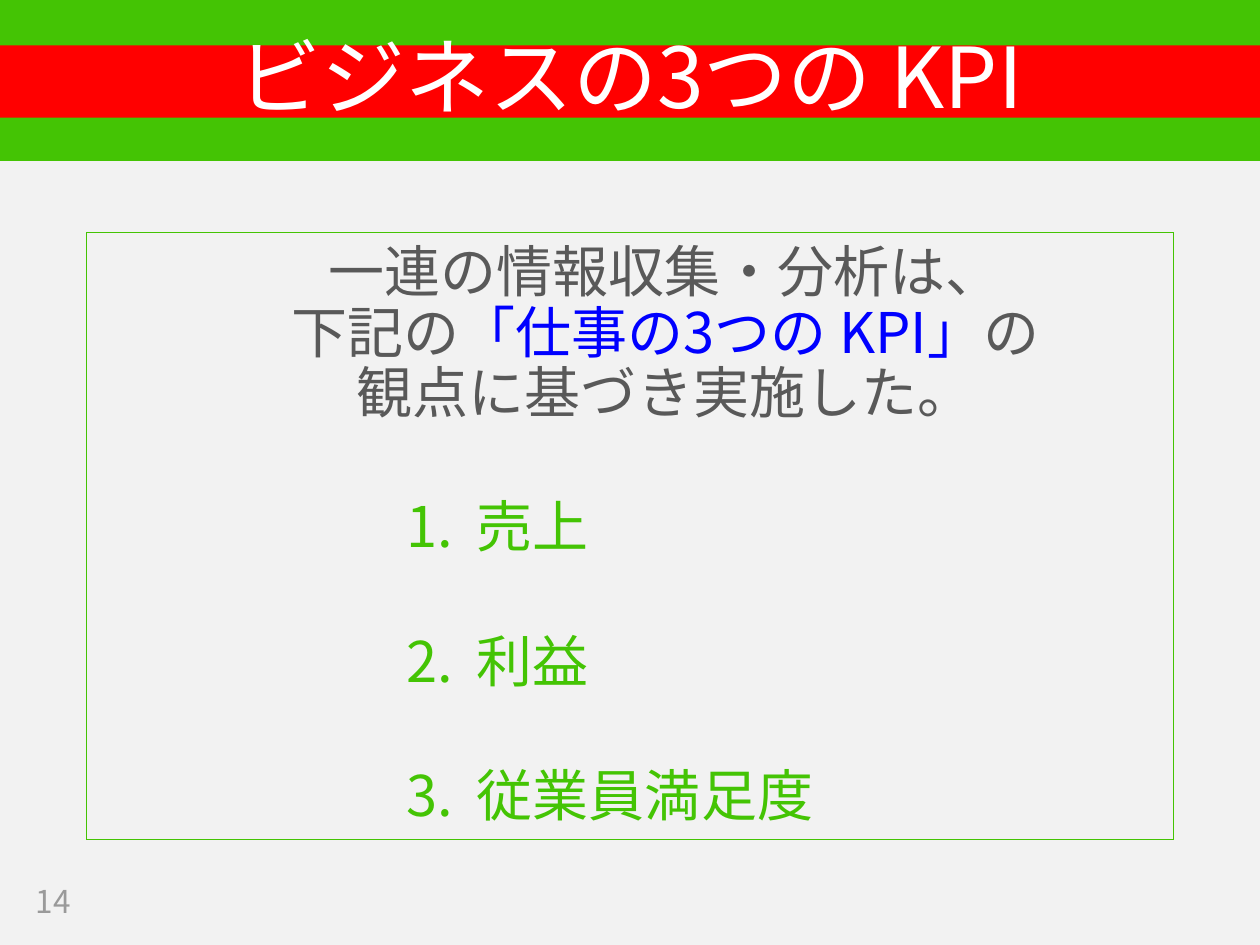
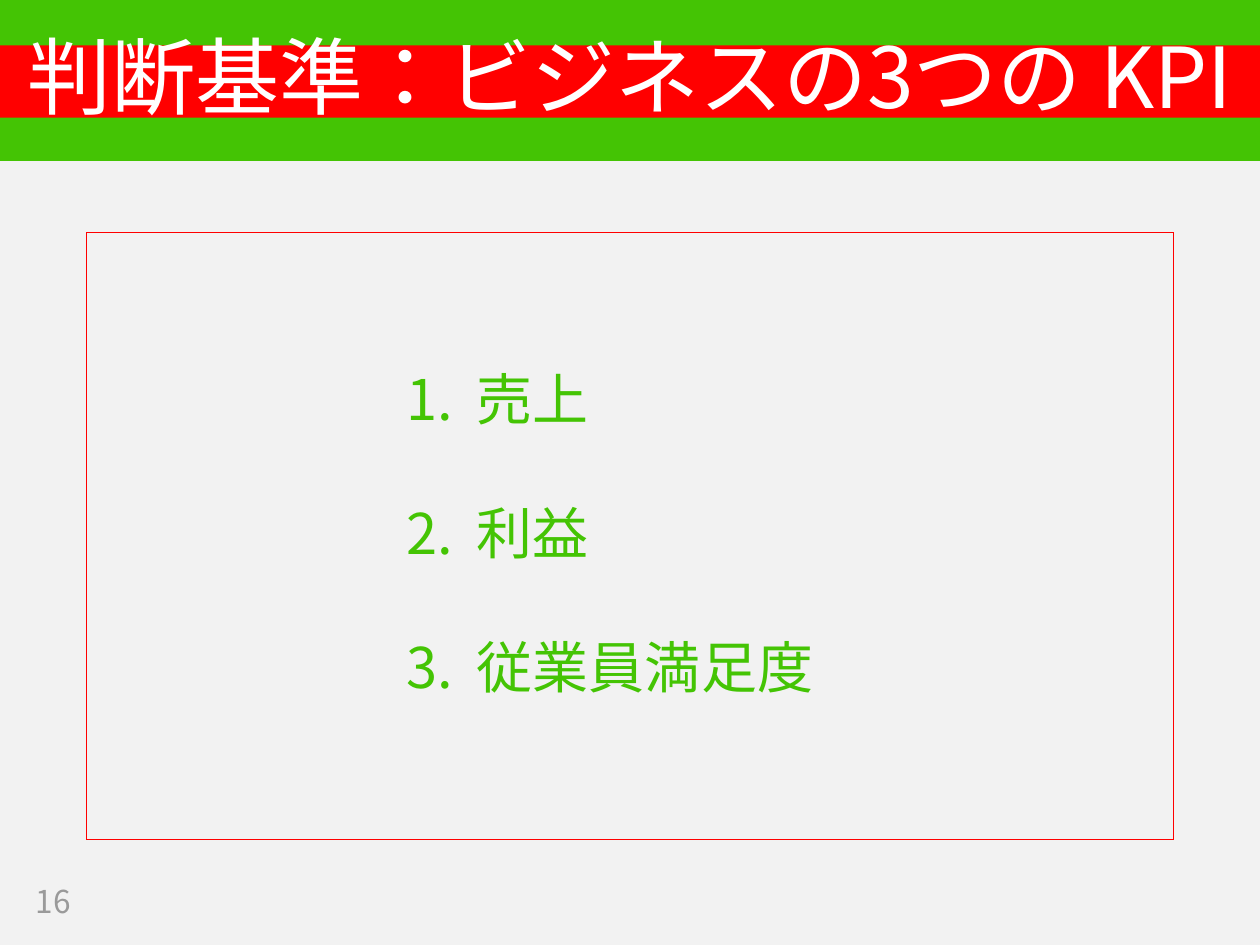
Before and after one commit to hageyahhoo/RSGT2018, a slide deck: slide 16 of SET_PO_ja.pptx (slide 14 before the commit). Drawn at 1260x945 pixels with LibreOffice and Linux fonts; fonts in the diff are those of the drawing. Boxes give left, top, right and bottom in pixels: in the first picture for what was removed or moved away, otherwise in the second. Text is boxed around its words. In the diff, an @@ line names an element or a change of style, - is before the commit and + after.

```diff
--- a/SET_PO_ja.pptx
+++ b/SET_PO_ja.pptx
@@ title at [27,23,1233,129]: text changed @@
-ビジネスの3つの KPI
+判断基準：ビジネスの3つの KPI
@@ text "売上" at [87,233,1173,840]: outline #44C404 0.75 pt to #FF0000 0.75 pt @@
@@ text at [291,245,1039,418]: paragraph removed @@
-  一連の情報収集・分析は、
-  下記の「仕事の3つの KPI」の
-  観点に基づき実施した。
@@ page number at [36,889,71,913]: text changed @@
-14
+16
```
Also in this commit, not shown: 17 other slides changed, 15 slides added, 7 slides removed.
